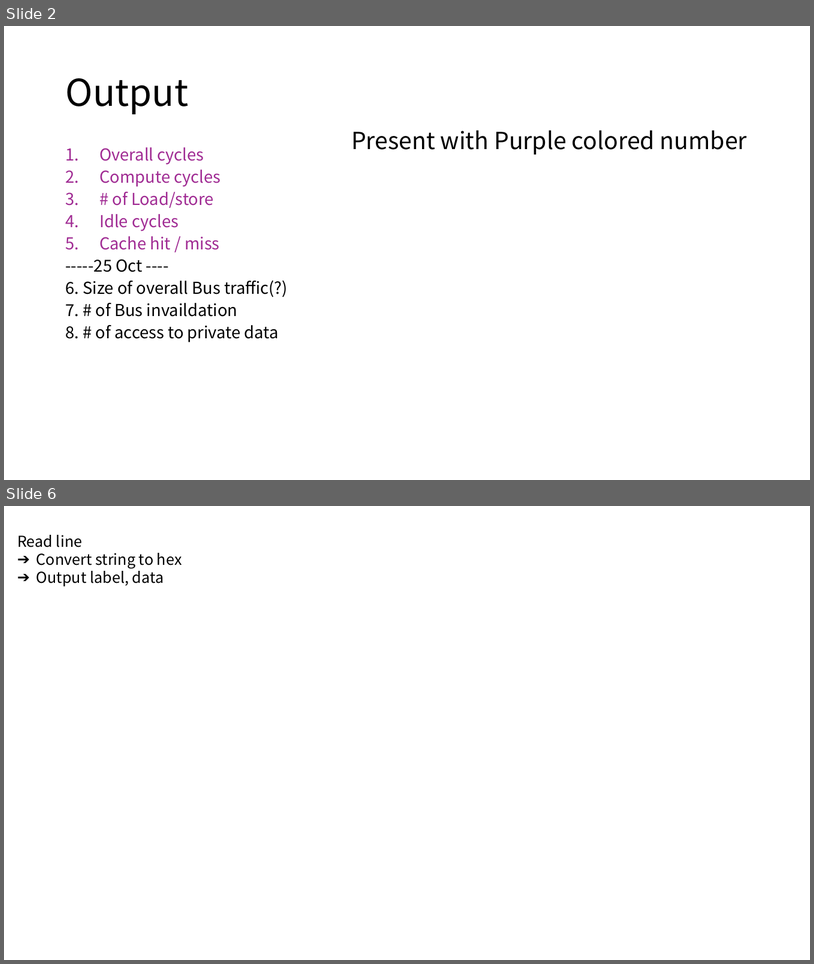
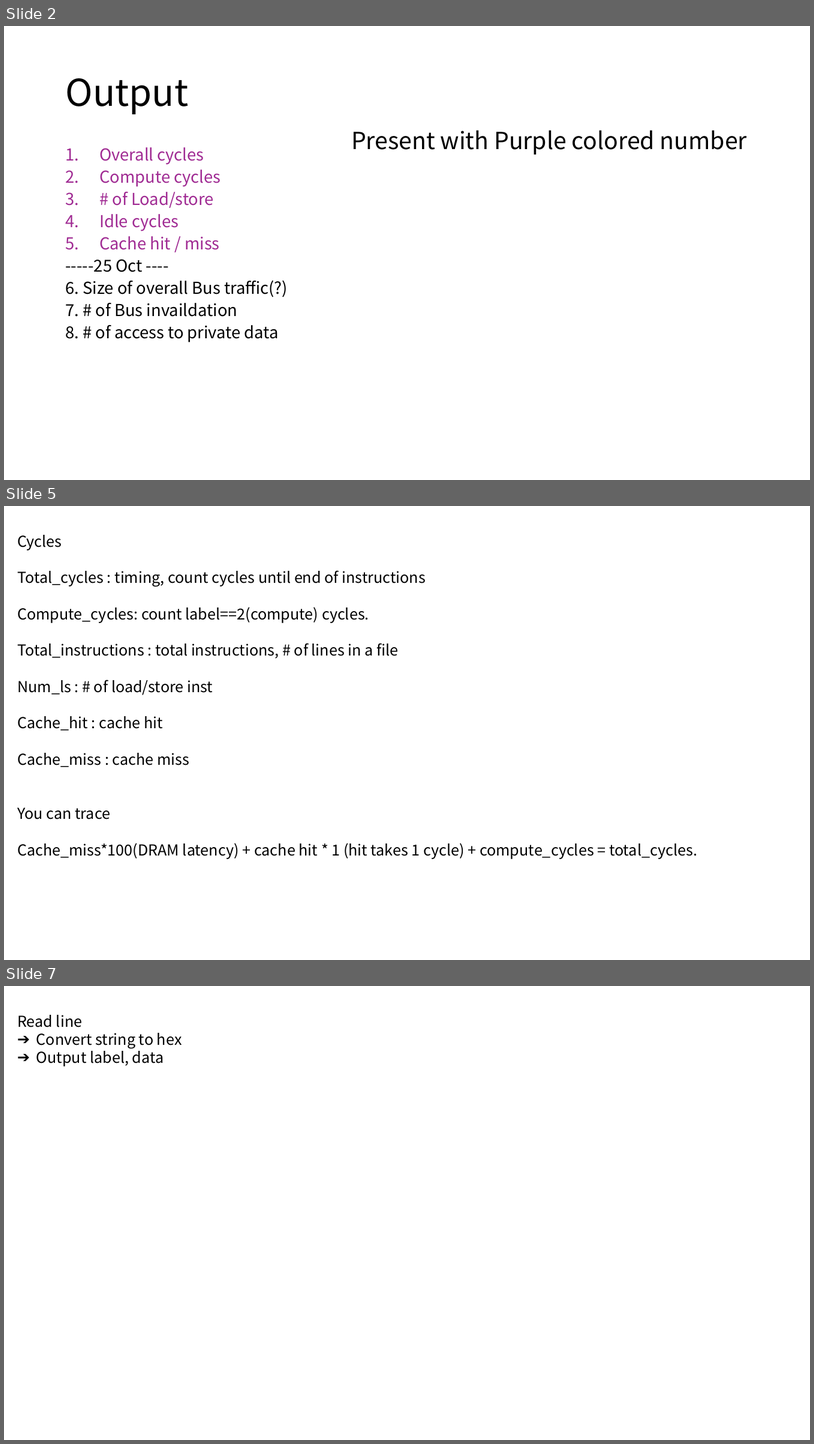
Before and after one commit to GillchLee/CS4223, a slide deck: assignment2/Assignment2.pptx. Shown one above the other, each under a label of ours: slides 2 and 6 before the commit, slides 2, 5 and 7 after it; the slides between them are not shown. The pictures are 814x964 and 814x1444 pixels, drawn with LibreOffice and Linux fonts; fonts in the diff are those of the drawing. Boxes give left, top, right and bottom in pixels: in the first picture for what was removed or moved away, otherwise in the second. Text is boxed around its words. In the diff, an @@ line names an element or a change of style, - is before the commit and + after.

```diff
--- a/assignment2/Assignment2.pptx
+++ b/assignment2/Assignment2.pptx
@@ slide 5 added at [4,506,810,960], background #FFFFFF @@
@@ text added at [17,535,698,859], 18 pt, text #000000 @@
+Cycles
+Total_cycles : timing, count cycles until end of instructions
+Compute_cycles: count label==2(compute) cycles.
+Total_instructions : total instructions, # of lines in a file
+Num_ls : # of load/store inst
+Cache_hit : cache hit
+Cache_miss : cache miss
+You can trace
+Cache_miss*100(DRAM latency) + cache hit * 1 (hit takes 1 cycle) + compute_cycles = total_cycles.
@@ what was slide 6 is now slide 7 @@
```
Also in this commit, not shown: 3 slides changed, 1 other slide added, 1 slide removed.
